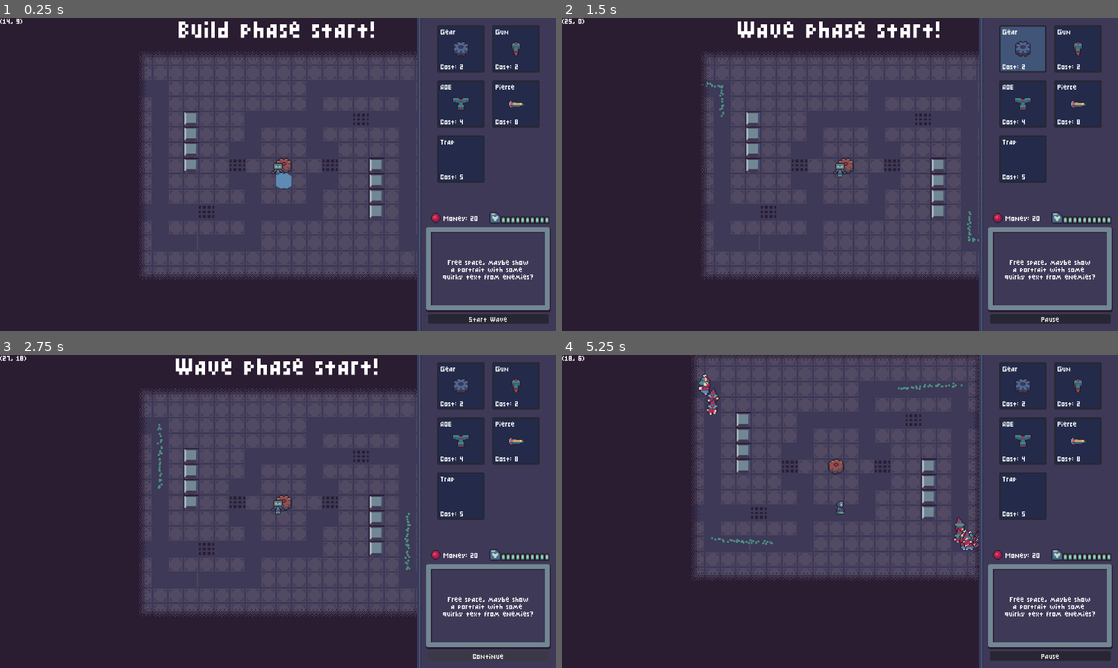
Above: before the commit, frames 1-4 (two rows, left to right).
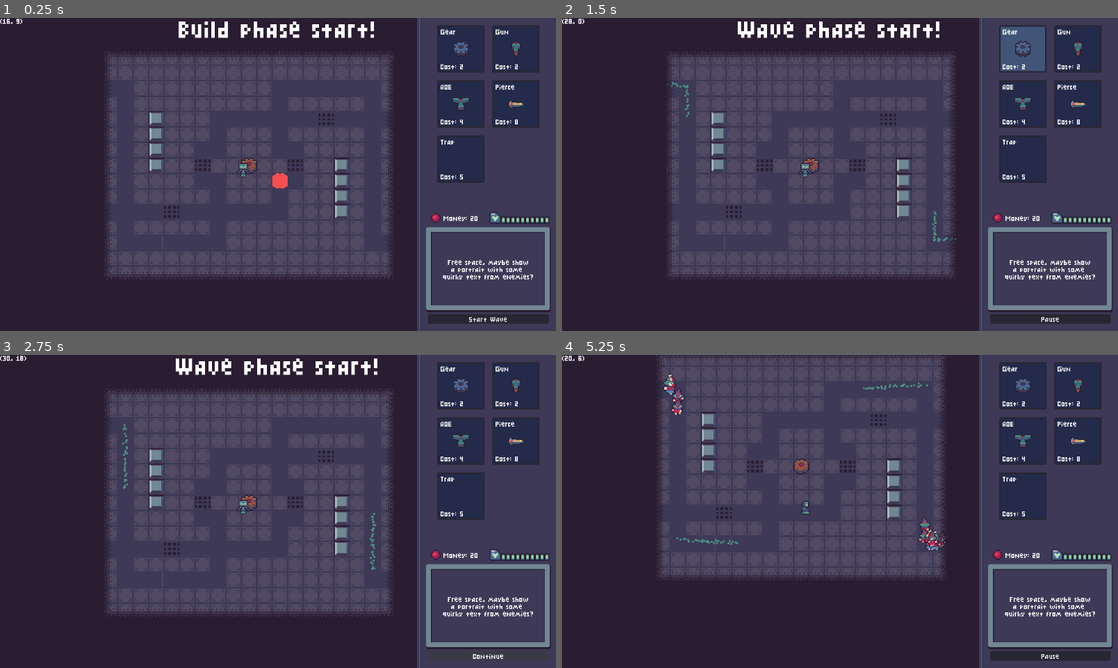
Above: after the commit, the same moments.

Repository: aughckt/spin-to-win
Game: Godot game, scene res://structure/meta/level_manager.tscn
The game is run twice, just before and just after one commit, with the same random seed, the same clock (stepped at 60 frames per second) and the same inputs. The engine's default icon, where the game draws it, is replaced by a stand-in: a white triangle on a blue panel in a dark square.
Inputs (mouse positions are in pixels of both pictures, inside the frame that each line leads up to):
- Up to frame 1 (0.25 s): no input
- Up to frame 2 (1.5 s): click "Start Wave" at 0.5 s; click (1023, 49) at 1.27 s
- Up to frame 3 (2.75 s): click "Pause" at 2 s
- Up to frame 4 (5.25 s): click "Continue" at 2.75 s; tap Enter at 3.5 s; move the mouse to (962, 495) at 3.52 s; hold D (right) 3.53-4.28 s; hold E (interact) 3.53-4.28 s; click (962, 495) at 3.67 s; move the mouse to (728, 527) at 4.27 s; hold S (down) 4.28-5.03 s; tap Mouse wheel down (scroll_down) at 4.35 s; move the mouse to (895, 442) at 5.02 s; hold D (right) from 5.03 s (still down); hold Mouse wheel up (scroll_up) from 5.03 s (still down)

The runs differ from the first frame. In frame 1, 10% of the frame differs, in the area x 1-75%, y 0-84%; in frame 2, 9.9%; in frame 3, 9.9%; in frame 4, 11%, in the area x 0-75%, y 0-72%.

Commit message:
player now centered in play area instead of screen

Diff:
--- a/player/cam.gd
+++ b/player/cam.gd
@@ -1,35 +1,10 @@
 class_name Cam
 extends Camera2D
 
-var follow_player: bool
-@export var player: Player
-var pos: Vector2
-
 func _ready() -> void:
-	await get_tree().process_frame
-
 	make_current()
 
-	#var map := Env.INST.terrainmap
-	#var used_rect := map.get_used_rect()
-	#var view_rect := Rect2i(map.global_position, map.local_to_map(get_viewport_rect().size))
-	#
-	#if used_rect.encloses(view_rect):
-		#print("ENCLOSES")
-		#pos = map.global_position
-		#follow_player = false
-	#else:
-		#print("DOESNT ENCLOSE")
-		#follow_player = true
+	await get_tree().physics_frame
 
-	#the stuff above doesnt work and i dont feel like figuring out why
-	#were unlikely to make that many small levels anyway
-	follow_player = true
-
-func _process(_delta: float) -> void:
-	if follow_player:
-		global_position = player.global_position
-	else:
-		global_position = pos
-	#would have to be 4 but that feels like ass
-	#global_position = global_position.snapped(Vector2(1, 1))
+	var hud := Env.INST.hud
+	global_position.x += hud.actual_shape.size.x / 2
--- a/ui/hud.gd
+++ b/ui/hud.gd
@@ -14,6 +14,9 @@
 @export var nose_target: Control
 
 signal data_selected (data: TowerData)
+
+#the node that actually defines the huds visible shape and size
+@export var actual_shape: Control
 
 @export var health_icon: TextureRect
 @export var health_chunk_parent: HBoxContainer
--- a/ui/hud.tscn
+++ b/ui/hud.tscn
@@ -35,7 +35,7 @@
 texture_margin_right = 12.0
 texture_margin_bottom = 14.0
 
-[node name="HUD" type="Control" unique_id=1114338 node_paths=PackedStringArray("tower_panels", "health_label", "money_label", "start_wave_button", "pause_button", "nose_target", "health_icon", "health_chunk_parent")]
+[node name="HUD" type="Control" unique_id=1114338 node_paths=PackedStringArray("tower_panels", "health_label", "money_label", "start_wave_button", "pause_button", "nose_target", "actual_shape", "health_icon", "health_chunk_parent")]
 layout_mode = 3
 anchors_preset = 15
 anchor_right = 1.0
@@ -51,6 +51,7 @@
 start_wave_button = NodePath("PanelContainer/MarginContainer/VBoxContainer/StartWaveButton")
 pause_button = NodePath("PanelContainer/MarginContainer/VBoxContainer/PauseButton")
 nose_target = NodePath("PanelContainer/MarginContainer/VBoxContainer/HealthAndMoney/HBoxContainer/Money/HBoxContainer/TextureRect")
+actual_shape = NodePath("PanelContainer")
 health_icon = NodePath("PanelContainer/MarginContainer/VBoxContainer/HealthAndMoney/HBoxContainer/Health/HealthChunks/HealthIcon")
 health_chunk_parent = NodePath("PanelContainer/MarginContainer/VBoxContainer/HealthAndMoney/HBoxContainer/Health/HealthChunks")
 
Not shown, changed: export_presets.cfg
